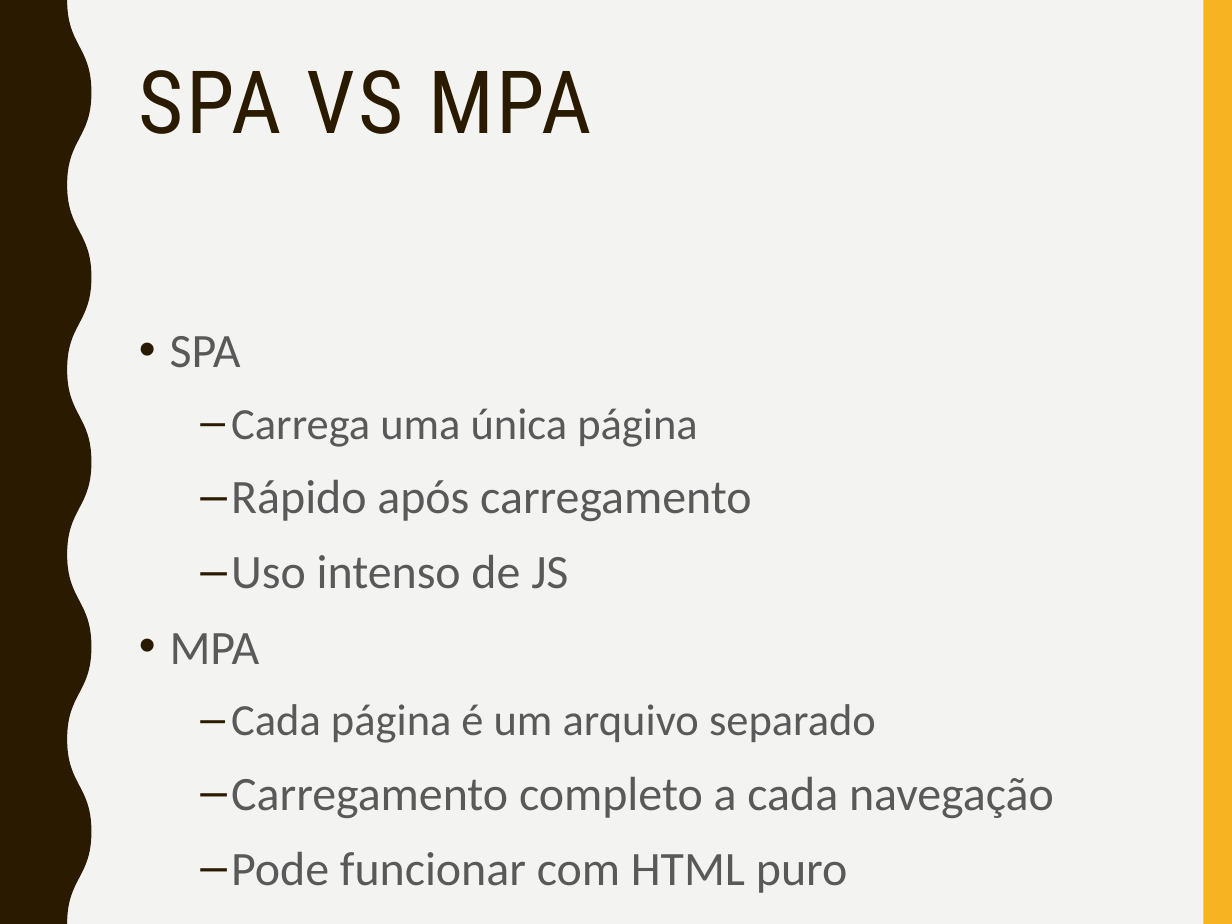
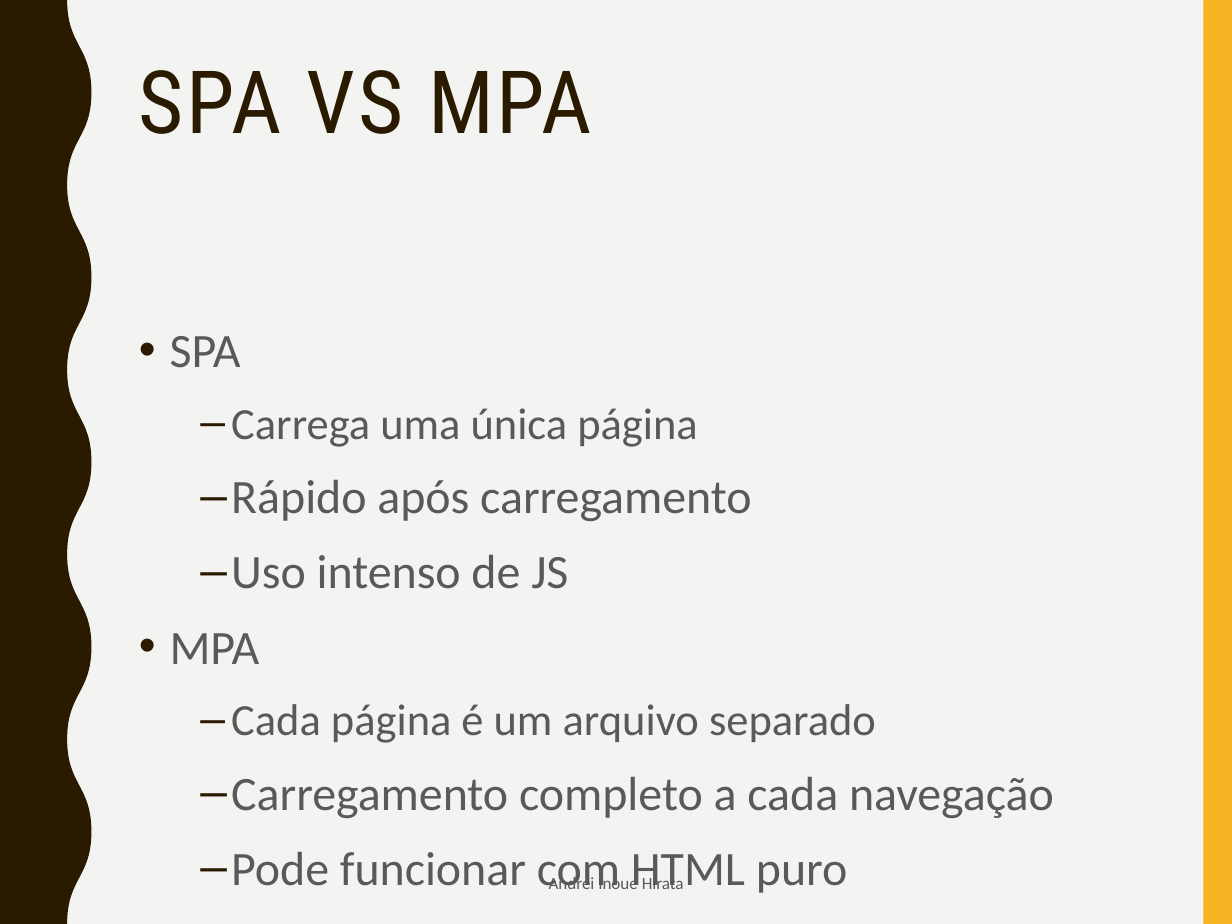
Before and after one commit to gitandreihirata/programacao-web-iii, a slide deck: slide 4 of Apresentacao_1_SPAs.pptx. Drawn at 1232x924 pixels with LibreOffice and Linux fonts; fonts in the diff are those of the drawing. Boxes give left, top, right and bottom in pixels: in the first picture for what was removed or moved away, otherwise in the second. Text is boxed around its words. In the diff, an @@ line names an element or a change of style, - is before the commit and + after.

```diff
--- a/Apresentacao_1_SPAs.pptx
+++ b/Apresentacao_1_SPAs.pptx
@@ text added at (549, 875, 684, 889), 10 pt, text #595959 @@
+Andrei Inoue Hirata
```
Also in this commit, not shown: 8 other slides changed.
